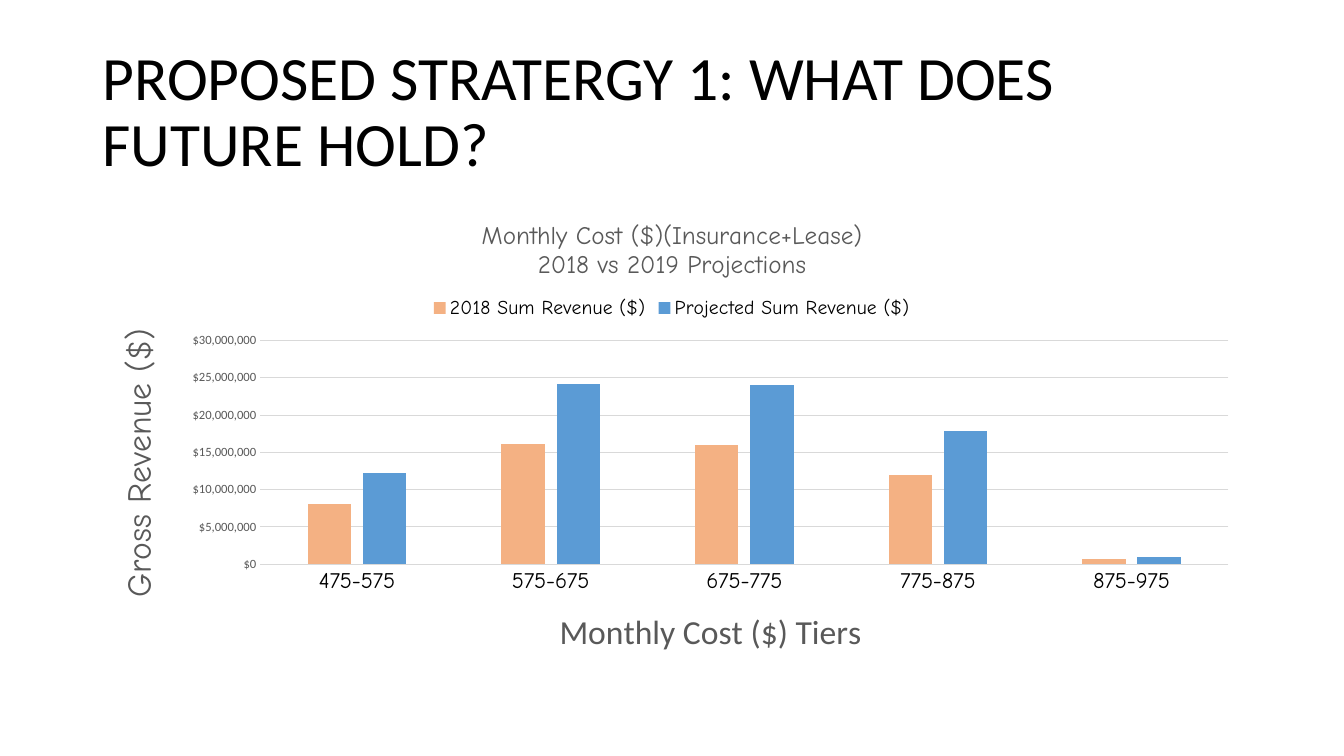
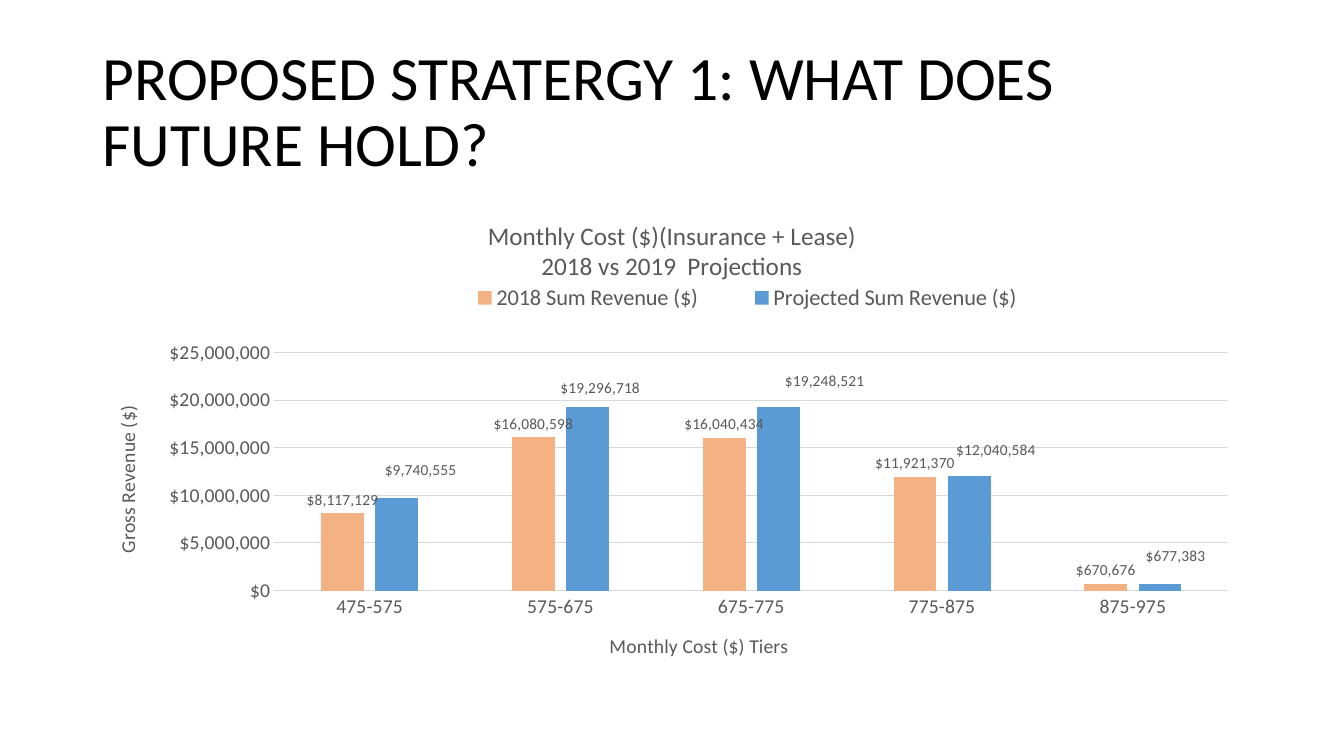
Before and after one commit to albaug/Lariat-car-rental, a slide deck: slide 5 of Lariat_rental.present version 2.pptx. Drawn at 1344x756 pixels with LibreOffice and Linux fonts; fonts in the diff are those of the drawing. Boxes give left, top, right and bottom in pixels: in the first picture for what was removed or moved away, otherwise in the second. Text is boxed around its words. In the diff, an @@ line names an element or a change of style, - is before the commit and + after.

```diff
--- a/Lariat_rental.present version 2.pptx
+++ b/Lariat_rental.present version 2.pptx
@@ column chart at [93, 202, 1252, 682] @@
@@ title "Monthly Cost ($)(Insurance+Lease) 2018 vs 2019 Projections " to "Monthly Cost ($)(Insurance + Lease) 2018 vs 2019  Projections " @@
-2018 Sum Revenue ($): 8100000, 16100000, 16000000, 11900000, 700000
+2018 Sum Revenue ($): 8117129, 16080598, 16040434, 11921370, 670676
@@ data labels of 2018 Sum Revenue ($) added @@
-Projected Sum Revenue ($): 12200000, 24100000, 24100000, 17900000, 1000000
+Projected Sum Revenue ($): 9740555, 19296718, 19248521, 12040584, 677383
@@ data labels of Projected Sum Revenue ($) added @@
@@ legend changed @@
@@ category axis changed @@
@@ value axis changed @@
@@ lettering changed @@
```
Also in this commit, not shown: 4 other slides changed.
